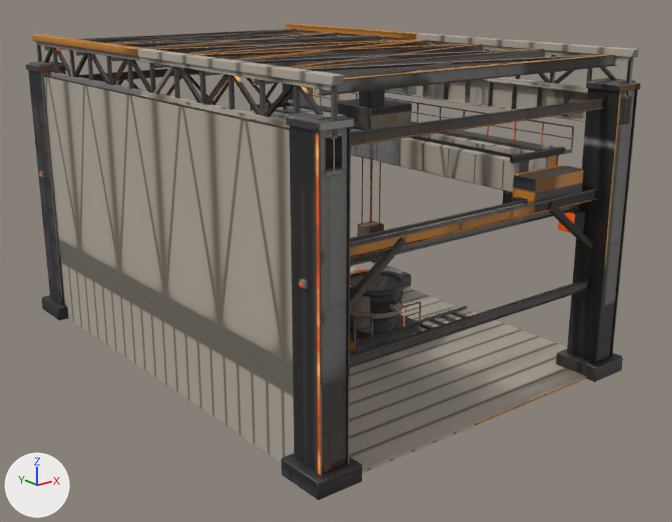
The glTF model Scene3D/assets/parts-colony/pourBay.glb as it was, and as the next commit left it.
The view is the same before and after, from a 50 mm lens placed at (-28.1, -37.5, 19.0), pointed at (0.6, -1.7, 4.6). The lights are fixed; the arrows at lower left show +X, +Y and +Z. The first picture is the older version. Vertices at exactly the same position are counted once.

In view in the first picture: 'pourBay'.
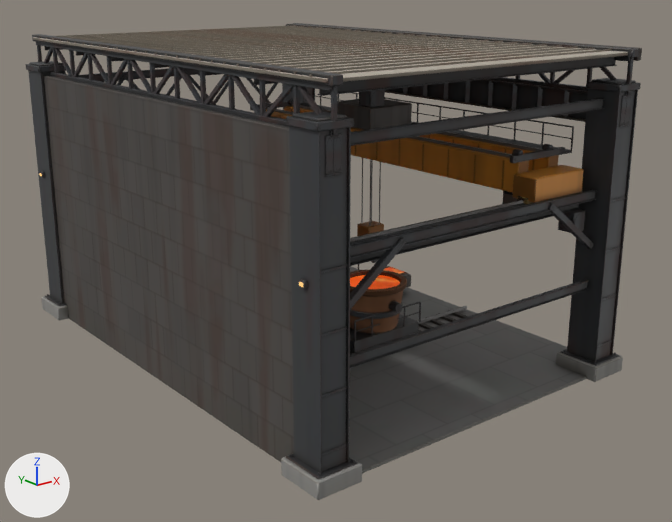
Pixel boxes (x1, y1, x2, y2) of what changed, in the pictures (672 x 522 px):
'pourBay', reshaped: before (26, 24, 641, 500); after (26, 23, 642, 500)
part 1 of me_pourbay, added: after (561, 349, 619, 366)
part 2 of me_pourbay, added: after (45, 295, 66, 306)
part 3 of me_pourbay, added: after (321, 326, 347, 337)
part 4 of me_pourbay, added: after (321, 264, 348, 273)
part 5 of me_pourbay, added: after (286, 454, 358, 479)
part 6 of me_pourbay, added: after (39, 25, 296, 38)
part 7 of me_pourbay, added: after (46, 26, 305, 39)
part 8 of me_pourbay, added: after (52, 27, 314, 40)
part 9 of me_pourbay, added: after (60, 27, 323, 41)
part 10 of me_pourbay, added: after (67, 28, 332, 42)
part 11 of me_pourbay, added: after (75, 29, 341, 43)
part 12 of me_pourbay, added: after (82, 29, 351, 44)
part 13 of me_pourbay, added: after (91, 30, 361, 45)
part 14 of me_pourbay, added: after (99, 31, 371, 47)
part 15 of me_pourbay, added: after (107, 32, 382, 48)
part 16 of me_pourbay, added: after (33, 23, 642, 476)
part 17 of me_pourbay, surface changed (darker): (26, 24, 641, 500) in both

The change, as a diff of the scene's bpy script:
```diff
--- a/Scene3D/assets/parts-colony/pourBay.glb.py
+++ b/Scene3D/assets/parts-colony/pourBay.glb.py
@@ me_pourbay @@
 # used by ob_pourbay; location = (0.0, 0.0, 0.0)
-me_pourbay.from_pydata(...)  # 7524 vertices, 13034 faces; spans x -9.5..9.6, y -13.2..13.2, z -0.1..15.6
+me_pourbay.from_pydata(...)  # 8844 vertices, 15414 faces; spans x -9.5..9.6, y -13.2..13.2, z -0.1..15.7
+# me_pourbay part 1: the loose piece of 24 vertices spanning x 7.3..9.5, y -13.2..-10.8, z 0.0..0.8 is copied, and the copy is scaled about its middle by (0.889, 0.899, 0.0654), then moved by (0.0, 0.0, 0.4); it spans x 7.4..9.3, y -13.1..-10.9, z 0.8..0.9
+# me_pourbay part 2: the loose piece of 24 vertices spanning x -9.5..-7.3, y 10.8..13.2, z 0.0..0.8 is copied, and the copy is scaled about its middle by (0.889, 0.899, 0.0654), then moved by (0.0, 0.0, 0.4); it spans x -9.3..-7.4, y 10.9..13.1, z 0.8..0.9
+# me_pourbay part 3: the loose piece of 24 vertices spanning x -9.0..-7.7, y -12.8..-11.2, z 0.4..14.2 is copied, and the copy is scaled about its middle by (1.09, 1.08, 0.00631), then moved by (0.0, 0.0, -0.9); it spans x -9.1..-7.7, y -12.8..-11.2, z 6.3..6.4
+# me_pourbay part 4: the loose piece of 24 vertices spanning x -9.0..-7.7, y -12.8..-11.2, z 0.4..14.2 is copied, and the copy is scaled about its middle by (1.09, 1.08, 0.00631), then moved by (0.0, 0.0, 1.5); it spans x -9.1..-7.7, y -12.8..-11.2, z 8.7..8.8
+# me_pourbay part 5: the loose piece of 24 vertices spanning x -9.5..-7.3, y -13.2..-10.8, z 0.0..0.8 is copied, and the copy is scaled about its middle by (0.889, 0.899, 0.0654), then moved by (0.0, 0.0, 0.4); it spans x -9.3..-7.4, y -13.1..-10.9, z 0.8..0.9
+# me_pourbay part 6: a new loose piece, a box spanning x -8.7..8.7, y 11.841..11.931, z 15.51..15.58, in mat_colony_pourbay
+# me_pourbay part 7: a new loose piece, a box spanning x -8.7..8.7, y 10.926..11.016, z 15.51..15.58, in mat_colony_pourbay
+# me_pourbay part 8: a new loose piece, a box spanning x -8.7..8.7, y 10.012..10.102, z 15.51..15.58, in mat_colony_pourbay
+# me_pourbay part 9: a new loose piece, a box spanning x -8.7..8.7, y 9.098..9.188, z 15.51..15.58, in mat_colony_pourbay
+# me_pourbay part 10: a new loose piece, a box spanning x -8.7..8.7, y 8.184..8.274, z 15.51..15.58, in mat_colony_pourbay
+# me_pourbay part 11: a new loose piece, a box spanning x -8.7..8.7, y 7.269..7.359, z 15.51..15.58, in mat_colony_pourbay
+# me_pourbay part 12: a new loose piece, a box spanning x -8.7..8.7, y 6.355..6.445, z 15.51..15.58, in mat_colony_pourbay
+# me_pourbay part 13: a new loose piece, a box spanning x -8.7..8.7, y 5.441..5.531, z 15.51..15.58, in mat_colony_pourbay
+# me_pourbay part 14: a new loose piece, a box spanning x -8.7..8.7, y 4.526..4.616, z 15.51..15.58, in mat_colony_pourbay
+# me_pourbay part 15: a new loose piece, a box spanning x -8.7..8.7, y 3.612..3.702, z 15.51..15.58, in mat_colony_pourbay
+# me_pourbay part 16: 760 vertices added at x -9.2..9.2, y -13.0..12.9, z 0.8..15.7
+# me_pourbay part 17: 13024 kept faces spanning x -9.5..9.6, y -13.2..13.2, z -0.1..15.6 get new texture (UV) coordinates
+# other edits to the shape of me_pourbay do not show in these pictures
 me_pourbay.materials.append(mat_colony_pourbay)
```
